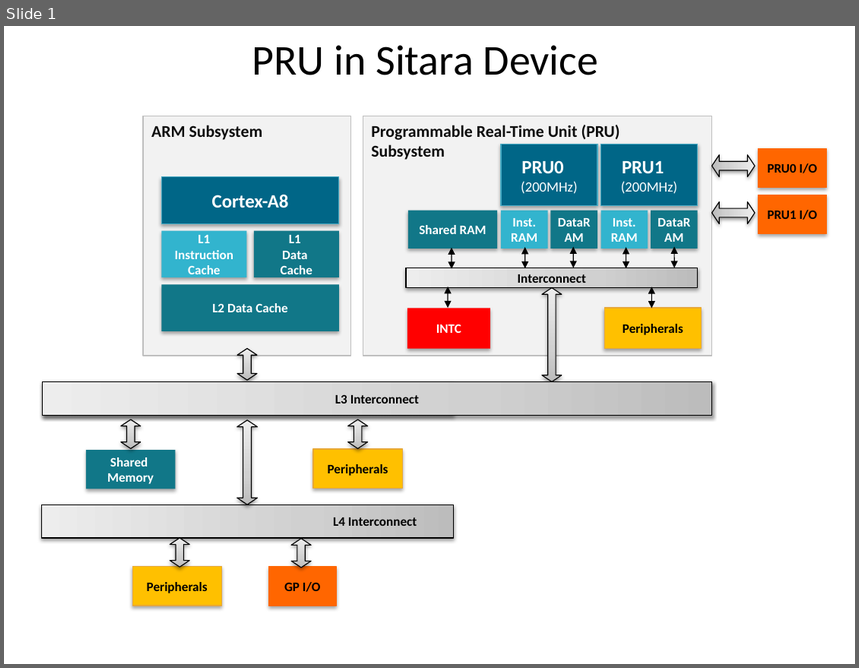
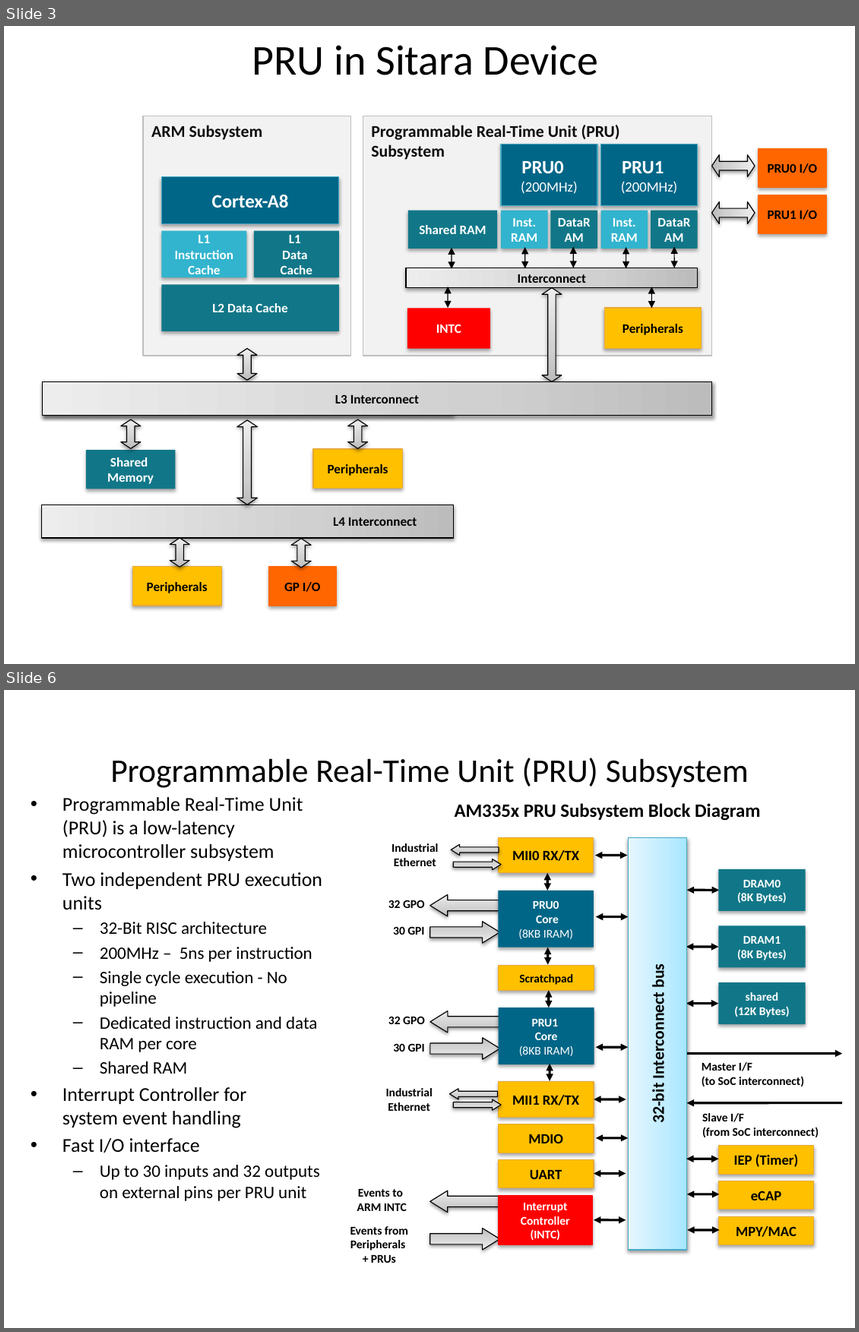
Before and after one commit to hari1989/keystone-workshop, a slide deck: preliminary/Working/presentations/Sitara/PRU in Sitara Device.pptx. Shown one above the other, each under a label of ours: slide 1 before the commit, slides 3 and 6 after it; the slides between them are not shown. The pictures are 859x668 and 859x1332 pixels, drawn with LibreOffice and Linux fonts; fonts in the diff are those of the drawing. Boxes give left, top, right and bottom in pixels: in the first picture for what was removed or moved away, otherwise in the second. Text is boxed around its words. In the diff, an @@ line names an element or a change of style, - is before the commit and + after.

```diff
--- a/preliminary/Working/presentations/Sitara/PRU in Sitara Device.pptx
+++ b/preliminary/Working/presentations/Sitara/PRU in Sitara Device.pptx
@@ slide 6 added at (4, 690, 855, 1328), background #FFFFFF @@
@@ title added at (110, 758, 749, 788), 28 pt, text #000000 @@
+Programmable Real-Time Unit (PRU) Subsystem
@@ text added at (63, 797, 322, 1201), 14.8 pt, text #000000 @@
+• Programmable Real-Time Unit (PRU) is a low-latency microcontroller subsystem
+• Two independent PRU execution units
+  – 32-Bit RISC architecture
+  – 200MHz – 5ns per instruction
+  – Single cycle execution - No pipeline
+  – Dedicated instruction and data
+    RAM per core
+  – Shared RAM
+• Interrupt Controller for
+  system event handling
+• Fast I/O interface
+  – Up to 30 inputs and 32 outputs
+    on external pins per PRU unit
@@ text added at (389, 900, 425, 908), 10 pt, text #000000, bold @@
+32 GPO
@@ text added at (393, 926, 424, 935), 10 pt, text #000000, bold @@
+30 GPI
@@ text added at (389, 1016, 425, 1024), 10 pt, text #000000, bold @@
+32 GPO
@@ text added at (393, 1043, 425, 1052), 10 pt, text #000000, bold @@
+30 GPI
@@ group added at (351, 803, 842, 1263): 17 double arrows, 15 rectangles, 10 left arrows, 7 texts, 2 arrows @@
+Master I/F
+(to SoC interconnect)
+Slave I/F
+(from SoC interconnect)
+AM335x PRU Subsystem Block Diagram
+Events to
+ARM INTC
+Events from Peripherals
++ PRUs
+Scratchpad
+Interrupt Controller (INTC)
+PRU1
+Core
+(8KB IRAM)
+PRU0
+Core
+(8KB IRAM)
+DRAM0
+(8K Bytes)
+DRAM1
+(8K Bytes)
+shared
+(12K Bytes)
+MII1 RX/TX
+MII0 RX/TX
+32-bit Interconnect bus
+IEP (Timer)
+eCAP
+MPY/MAC
+UART
+Industrial Ethernet
+Industrial Ethernet
+MDIO
@@ what was slide 1 is now slide 3 @@
```
Also in this commit, not shown: 2 slides changed, 47 other slides added, 5 slides removed.
